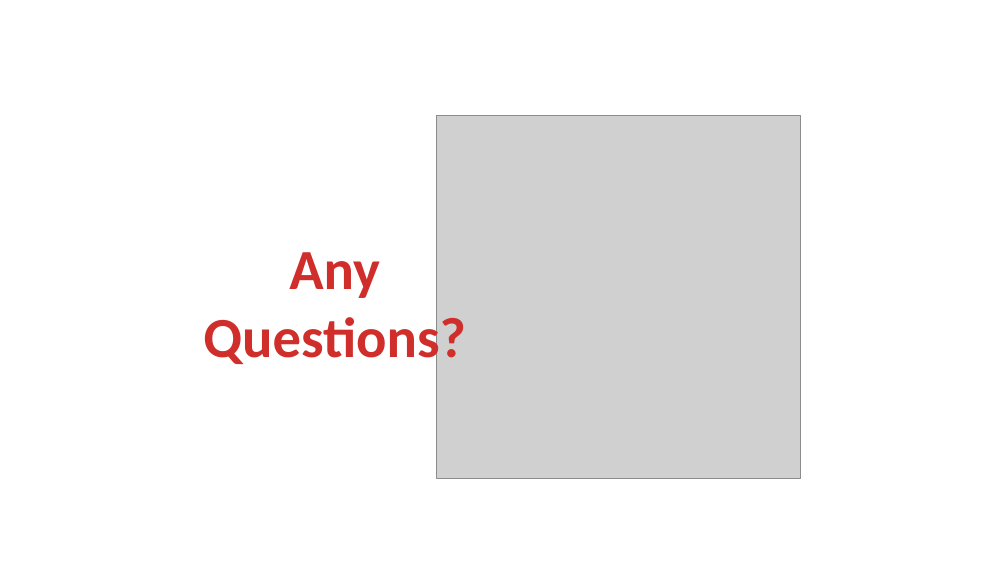
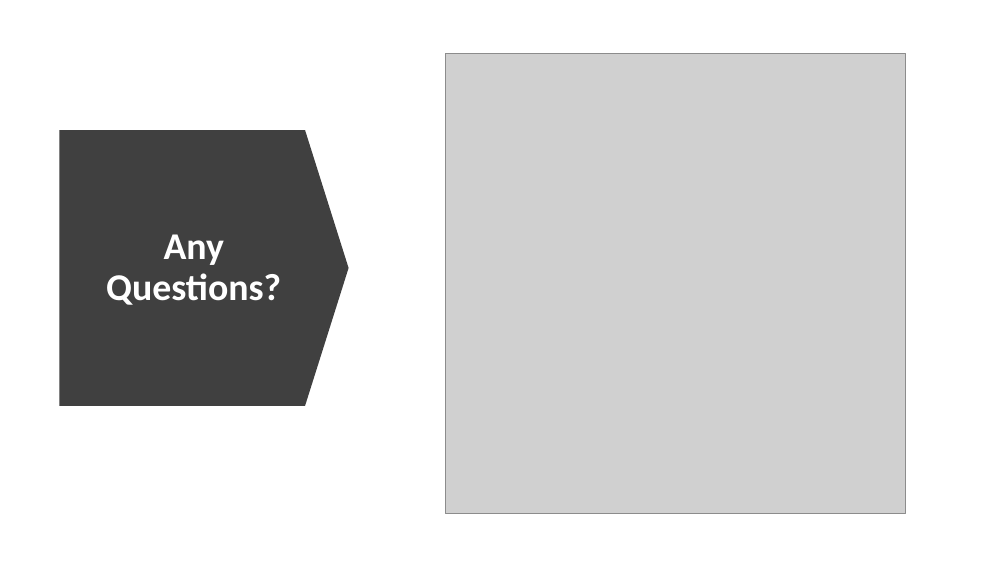
Before and after one commit to Programming-Fundamentals-SETU/prog-fund-2-jan-26, a slide deck: slide 36 of topic09-polymorphism-abstraction/unit-09a-lectures/talk-1-polymorphism/b-exploring-polymorphism.pptx. Drawn at 1008x567 pixels with LibreOffice and Linux fonts; fonts in the diff are those of the drawing; grey boxes stand for pictures. Boxes give left, top, right and bottom in pixels: in the first picture for what was removed or moved away, otherwise in the second. Text is boxed around its words. In the diff, an @@ line names an element or a change of style, - is before the commit and + after.

```diff
--- a/topic09-polymorphism-abstraction/unit-09a-lectures/talk-1-polymorphism/b-exploring-polymorphism.pptx
+++ b/topic09-polymorphism-abstraction/unit-09a-lectures/talk-1-polymorphism/b-exploring-polymorphism.pptx
@@ picture resized from (x1=437, y1=116, x2=801, y2=479) to (x1=445, y1=53, x2=906, y2=513) @@
@@ down arrow added at (x1=60, y1=130, x2=349, y2=406), fill #404040 @@
@@ text "Any Questions?" moved from (x1=203, y1=252, x2=466, y2=370) to (x1=106, y1=234, x2=281, y2=305) @@
@@ text "Any Questions?" at (x1=106, y1=234, x2=281, y2=305): size 54 to 36 pt, text colour gradient #FC7C7A to #D02F2C to #C70500 to #FFFFFF; line spacing 1 to 0.9; more space between paragraphs; vertical alignment top to middle @@
```
Also in this commit, not shown: 18 other files.
